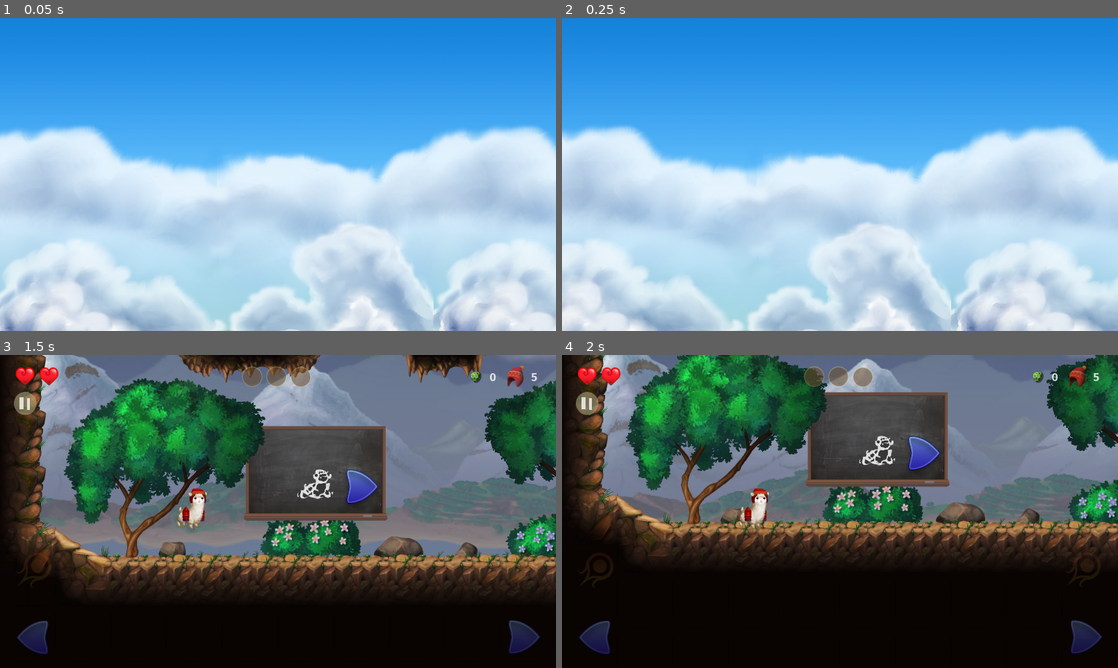
Above: before the commit, frames 1-4 (two rows, left to right).
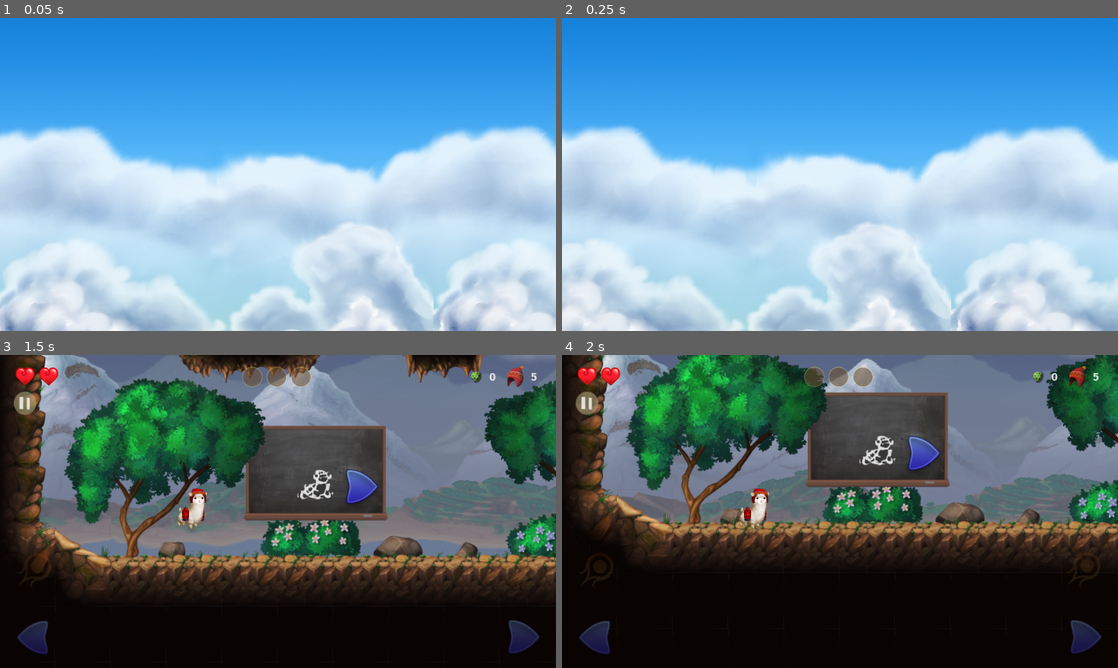
Above: after the commit, the same moments.

Repository: KOBUGE-Games/jetpaca
Game: Godot game, scene res://menu/main_menu.tscn
Two runs of this game, one before a commit and one after it. Both use one fixed random seed, a clock stepped at 60 frames per second and the inputs below.
Inputs (mouse positions are in pixels of both pictures, inside the frame that each line leads up to):
- Up to frame 1 (0.05 s): no input
- Up to frame 2 (0.25 s): no input
- Up to frame 3 (1.5 s): click (278, 511) at 0.5 s; click (216, 464) at 1.27 s
- Up to frame 4 (2 s): no input

The runs differ from the first frame. In frame 2, less than 0.1% of the frame differs, in the area x 71-72%, y 98-99%; in frame 3, 1.7%, in the area x 2-100%, y 0-95%; in frame 4, 1.6%.

Commit message:
Tweak project settings to better support multiple resolutions/aspect ratios
This prevents the UI from looking too small on hiDPI displays,
especially on mobile.

This makes the game world more "zoomed in" at higher resolutions,
but this is something we could address later by adding a zoom setting,
zooming out when moving at high speeds or something similar.

- Upgrade to Godot 3.3.

Diff:
--- a/project.godot
+++ b/project.godot
@@ -7,11 +7,6 @@
 ;   param=value ; assign values to parameters
 
 config_version=4
-
-_global_script_classes=[  ]
-_global_script_class_icons={
-
-}
 
 [application]
 
@@ -34,6 +29,9 @@
 
 window/size/width=1280
 window/size/height=720
+window/dpi/allow_hidpi=true
+window/stretch/mode="2d"
+window/stretch/aspect="expand"
 
 [input]
 
@@ -73,6 +71,7 @@
 [rendering]
 
 quality/driver/driver_name="GLES2"
-quality/2d/use_pixel_snap=true
+2d/snapping/use_gpu_pixel_snap=true
 vram_compression/import_etc=true
 vram_compression/import_etc2=false
+quality/2d/use_pixel_snap=true
